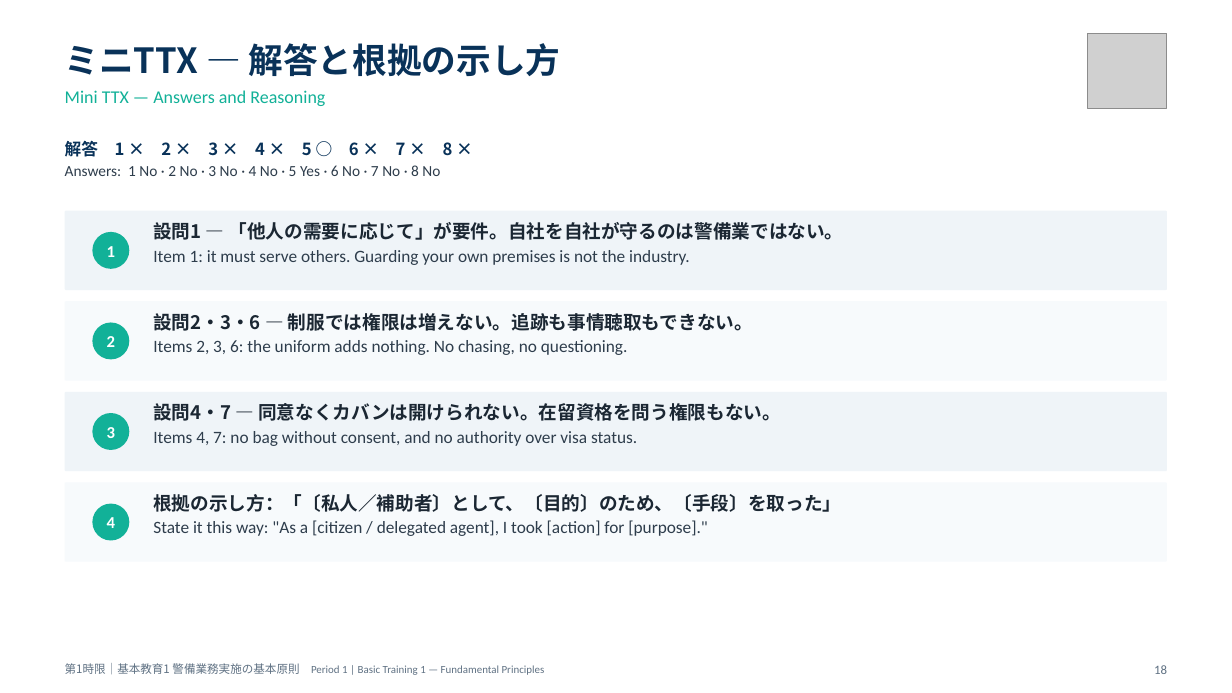
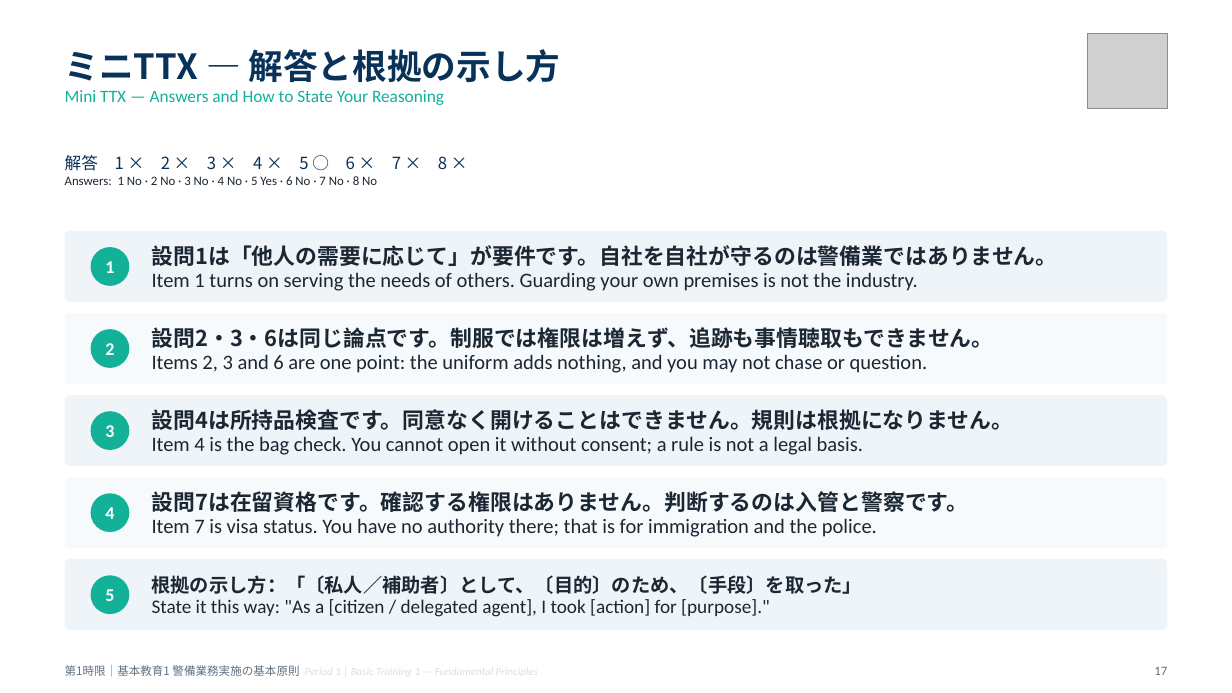
Before and after one commit to hrsmhiroshi-cpu/Training-, a slide deck: slide 17 of 新任講習/out/01_1限_警備業務実施の基本原則.pptx (slide 18 before the commit). Drawn at 1232x693 pixels with LibreOffice and Linux fonts; fonts in the diff are those of the drawing; grey boxes stand for pictures. Boxes give left, top, right and bottom in pixels: in the first picture for what was removed or moved away, otherwise in the second. Text is boxed around its words. In the diff, an @@ line names an element or a change of style, - is before the commit and + after.

```diff
--- a/新任講習/out/01_1限_警備業務実施の基本原則.pptx
+++ b/新任講習/out/01_1限_警備業務実施の基本原則.pptx
@@ text at (x1=65, y1=49, x2=561, y2=82): line spacing 1 to 0.94 @@
@@ text at (x1=65, y1=90, x2=444, y2=105): text changed; size 14 to 13.5 pt @@
-Mini TTX — Answers and Reasoning
+Mini TTX — Answers and How to State Your Reasoning
@@ text "解答 1 × 2 × ..." moved from (x1=65, y1=141, x2=453, y2=176) to (x1=65, y1=155, x2=447, y2=185) @@
@@ text "解答 1 × 2 × ..." at (x1=65, y1=155, x2=447, y2=185): bold off in "解答 1 × 2 × 3 × ..."; size 12 to 10 pt, text colour #2E3D4C to #1B2733 in "Answers: 1 No · 2 No · ..."; line spacing 1 to 0.92; less space between paragraphs @@
@@ rounded rectangle resized from (x1=65, y1=211, x2=1167, y2=290) to (x1=65, y1=231, x2=1167, y2=302) @@
@@ size 13 to 14 pt; fill #12B198 to none in 4 elements at (x1=105, y1=425, x2=114, y2=437), (x1=105, y1=343, x2=114, y2=355), (x1=105, y1=507, x2=114, y2=519), (x1=105, y1=261, x2=114, y2=273) @@
@@ text "1" moved from (x1=92, y1=232, x2=129, y2=269) to (x1=105, y1=261, x2=114, y2=273) @@
@@ ellipse added at (x1=91, y1=247, x2=129, y2=286), fill #12B198 @@
@@ text at (x1=152, y1=245, x2=1058, y2=291): text changed; size 13.5 to 16 pt; text colour #2E3D4C to #1B2733 @@
-設問1 ― 「他人の需要に応じて」が要件。自社を自社が守るのは警備業ではない。
-Item 1: it must serve others. Guarding your own premises is not the industry.
+設問1は「他人の需要に応じて」が要件です。自社を自社が守るのは警備業ではありません。
+Item 1 turns on serving the needs of others. Guarding your own premises is not the industry.
@@ rounded rectangle resized from (x1=65, y1=301, x2=1167, y2=381) to (x1=65, y1=313, x2=1167, y2=384) @@
@@ text "2" moved from (x1=92, y1=323, x2=129, y2=360) to (x1=105, y1=343, x2=114, y2=355) @@
@@ ellipse added at (x1=91, y1=329, x2=129, y2=368), fill #12B198 @@
@@ text at (x1=152, y1=327, x2=994, y2=373): text changed; size 13.5 to 16 pt; text colour #2E3D4C to #1B2733 @@
-設問2・3・6 ― 制服では権限は増えない。追跡も事情聴取もできない。
-Items 2, 3, 6: the uniform adds nothing. No chasing, no questioning.
+設問2・3・6は同じ論点です。制服では権限は増えず、追跡も事情聴取もできません。
+Items 2, 3 and 6 are one point: the uniform adds nothing, and you may not chase or question.
@@ rounded rectangle resized from (x1=65, y1=392, x2=1167, y2=471) to (x1=65, y1=396, x2=1167, y2=467) @@
@@ text "3" moved from (x1=92, y1=413, x2=129, y2=450) to (x1=105, y1=425, x2=114, y2=437) @@
@@ ellipse added at (x1=91, y1=411, x2=129, y2=450), fill #12B198 @@
@@ vertical alignment top to middle in 3 elements at (x1=152, y1=245, x2=1058, y2=291), (x1=152, y1=327, x2=994, y2=373), (x1=152, y1=409, x2=1014, y2=455) @@
@@ text at (x1=152, y1=409, x2=1014, y2=455): text changed; size 13.5 to 16 pt; text colour #2E3D4C to #1B2733 @@
-設問4・7 ― 同意なくカバンは開けられない。在留資格を問う権限もない。
-Items 4, 7: no bag without consent, and no authority over visa status.
+設問4は所持品検査です。同意なく開けることはできません。規則は根拠になりません。
+Item 4 is the bag check. You cannot open it without consent; a rule is not a legal basis.
@@ proportions changed in 4 elements at (x1=65, y1=231, x2=1167, y2=302), (x1=65, y1=396, x2=1167, y2=467), (x1=65, y1=313, x2=1167, y2=384), (x1=65, y1=477, x2=1167, y2=548) @@
@@ rounded rectangle resized from (x1=65, y1=482, x2=1167, y2=562) to (x1=65, y1=477, x2=1167, y2=548) @@
@@ text "4" moved from (x1=92, y1=504, x2=129, y2=541) to (x1=105, y1=507, x2=114, y2=519) @@
@@ ellipse added at (x1=91, y1=494, x2=129, y2=532), fill #12B198 @@
@@ text added at (x1=152, y1=491, x2=969, y2=537), 16 pt, text #1B2733 @@
+設問7は在留資格です。確認する権限はありません。判断するのは入管と警察です。
+Item 7 is visa status. You have no authority there; that is for immigration and the police.
@@ rounded rectangle added at (x1=65, y1=559, x2=1167, y2=630), fill #EFF4F8 @@
@@ ellipse added at (x1=91, y1=576, x2=129, y2=615), fill #12B198 @@
@@ text added at (x1=105, y1=589, x2=114, y2=601), 14 pt, text #FFFFFF, bold @@
+5
@@ text "根拠の示し方：「〔私人／補助者〕として、〔目的〕のため、〔手段〕を取った」" moved from (x1=153, y1=494, x2=841, y2=536) to (x1=152, y1=575, x2=863, y2=617) @@
@@ text "根拠の示し方：「〔私人／補助者〕として、〔目的〕のため、〔手段〕を取った」" at (x1=152, y1=575, x2=863, y2=617): size 14.5 to 15 pt in "根拠の示し方：「〔私人／補助者〕として、〔目的〕のため、〔手段〕を取った」"; size 13.5 to 15 pt, text colour #2E3D4C to #1B2733 in "State it this way: "As a [citizen ..."; line spacing 1 to 0.92; less space between paragraphs; vertical alignment top to middle @@
@@ text "第1時限｜基本教育1 警備業務実施の基本原則 Period 1 | ..." at (x1=65, y1=665, x2=299, y2=676): text colour #5F7183 to #D6E0E9, italic on in "Period 1 | Basic Training 1 — ..."; vertical alignment top to middle @@
@@ text removed at (x1=1154, y1=665, x2=1167, y2=674) @@
-18
@@ text added at (x1=1154, y1=667, x2=1167, y2=675), 10 pt, text #5F7183 @@
+17
```
Also in this commit, not shown: 18 other slides changed, 3 slides added, 6 slides removed, 14 other files.
